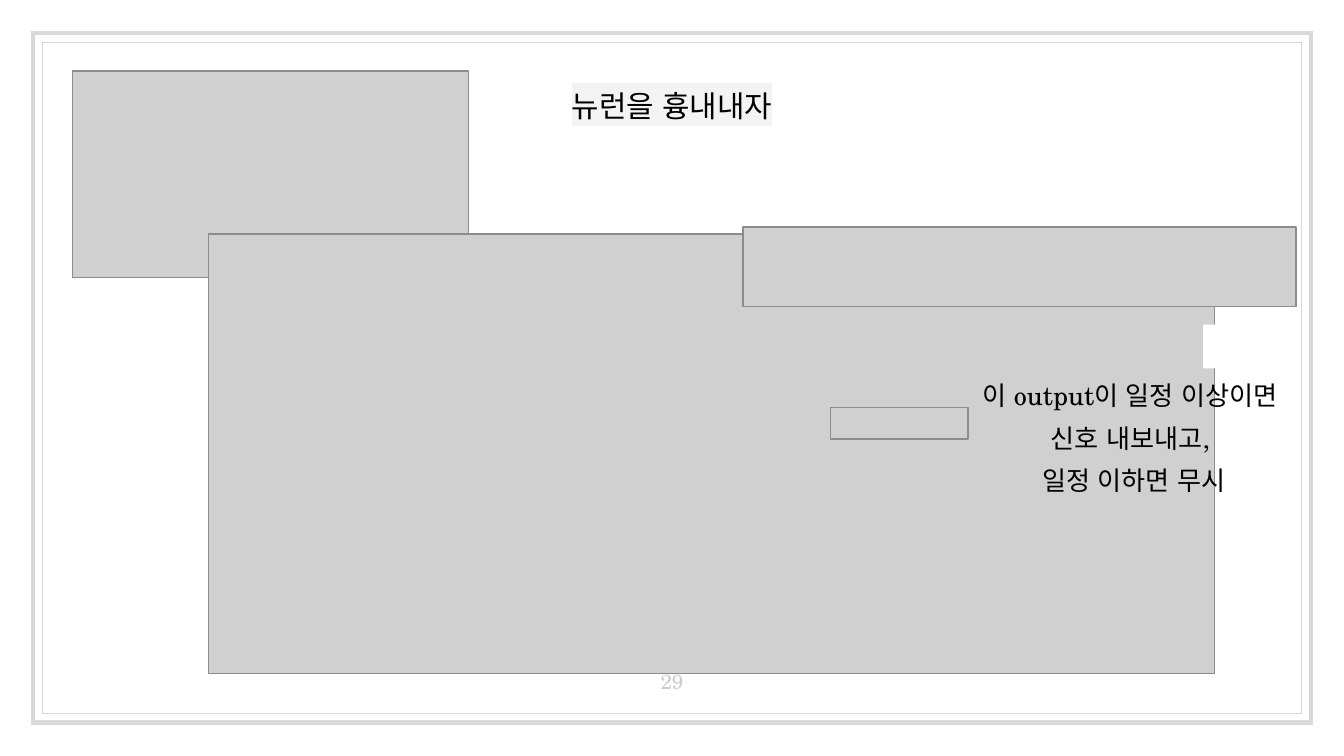
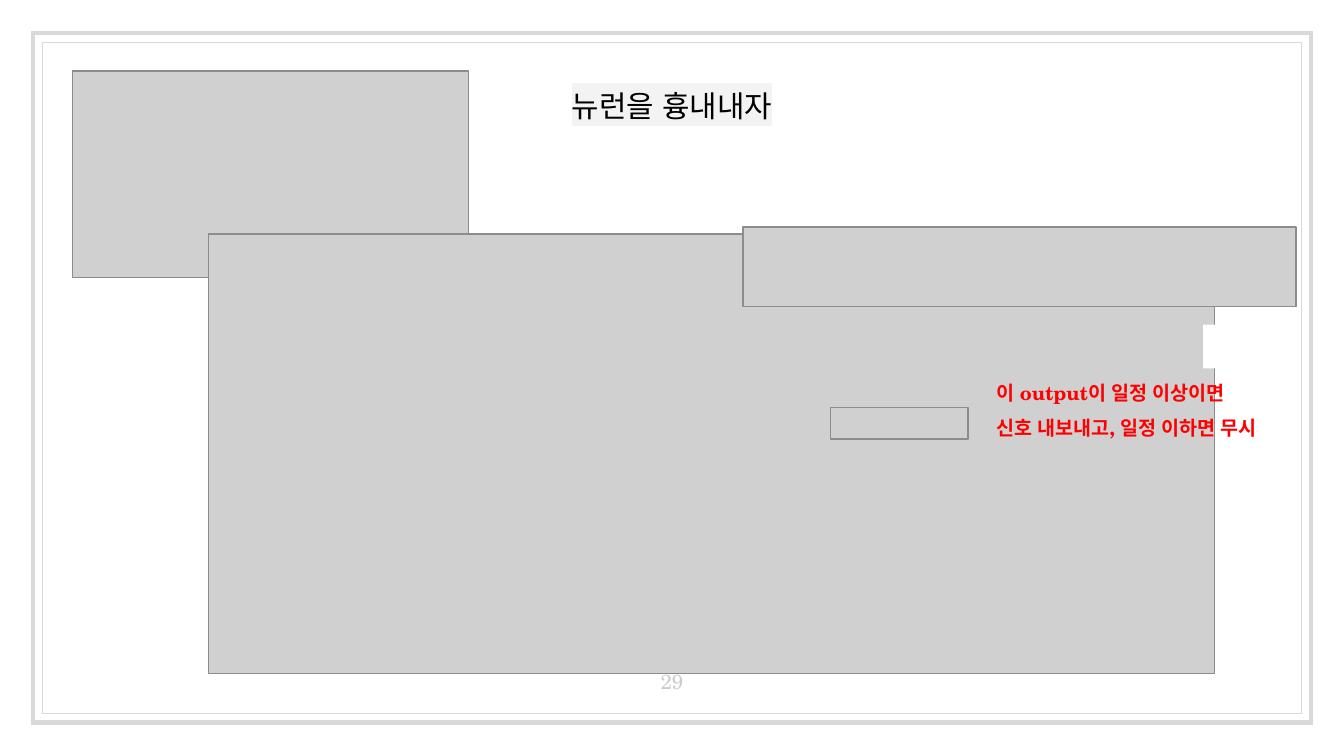
Before and after one commit to kangtegong-lectures/ai-class, a slide deck: slide 29 of 1일차/1026-3-학습의시작.pptx. Drawn at 1344x756 pixels with LibreOffice and Linux fonts; fonts in the diff are those of the drawing; grey boxes stand for pictures. Boxes give left, top, right and bottom in pixels: in the first picture for what was removed or moved away, otherwise in the second. Text is boxed around its words. In the diff, an @@ line names an element or a change of style, - is before the commit and + after.

```diff
--- a/1일차/1026-3-학습의시작.pptx
+++ b/1일차/1026-3-학습의시작.pptx
@@ text "이 output이 일정 이상이면": place and size @@
-text "이 output이 일정 이상이면" at (982,378,1277,498)
+text "이 output이 일정 이상이면" at (997,380,1257,440)
@@ text at (997,380,1225,406): size 14 to 10.5 pt, text colour #000000 to #FF0000, bold on in "이 output이 일정 이상이면"; alignment centre to left @@
@@ text at (997,414,1257,440): text changed; size 14 to 10.5 pt; text colour #000000 to #FF0000; bold on @@
-신호 내보내고,
-일정 이하면 무시
+신호 내보내고, 일정 이하면 무시
```
Also in this commit, not shown: 4 other slides changed, 2 slides added, 7 other files.
